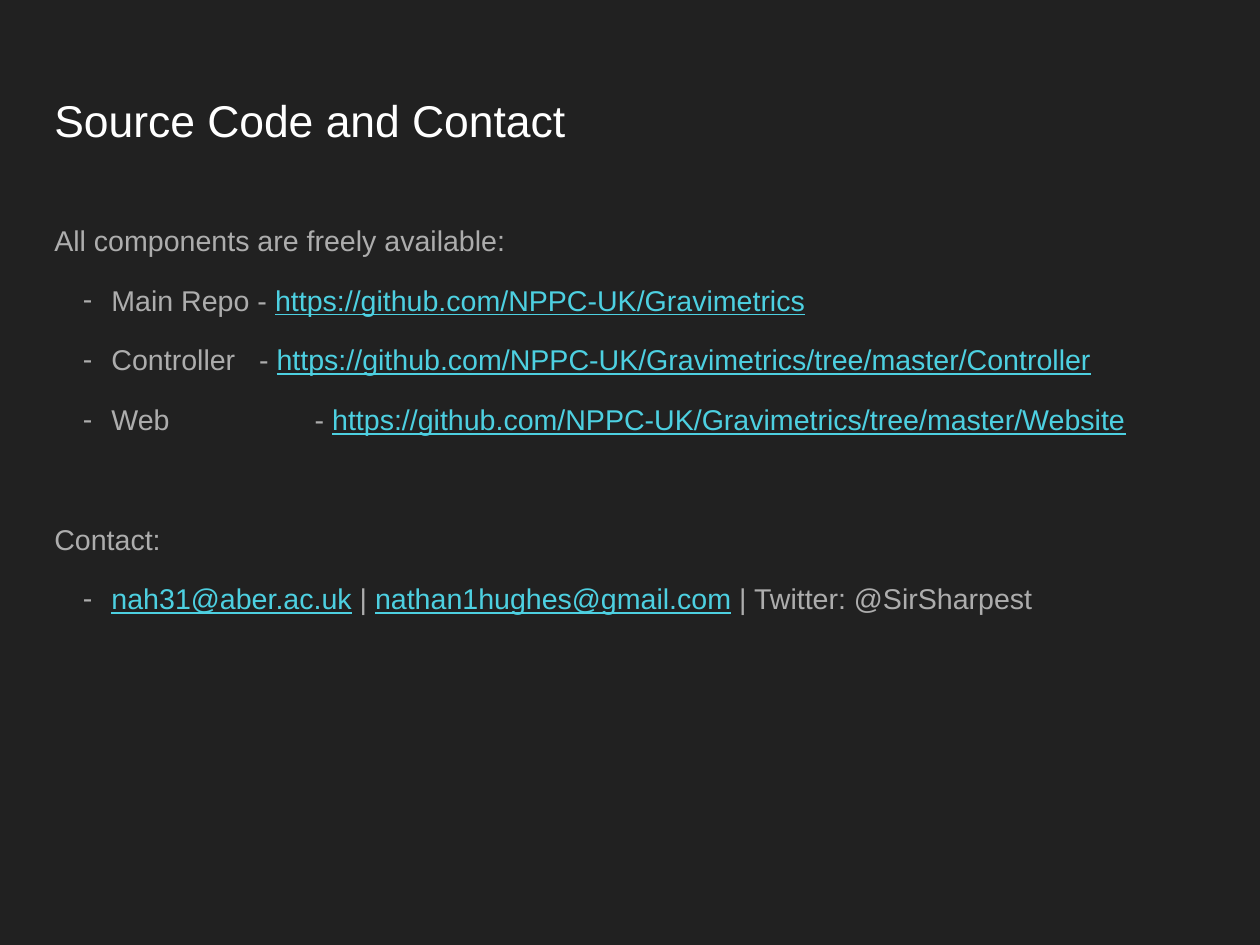
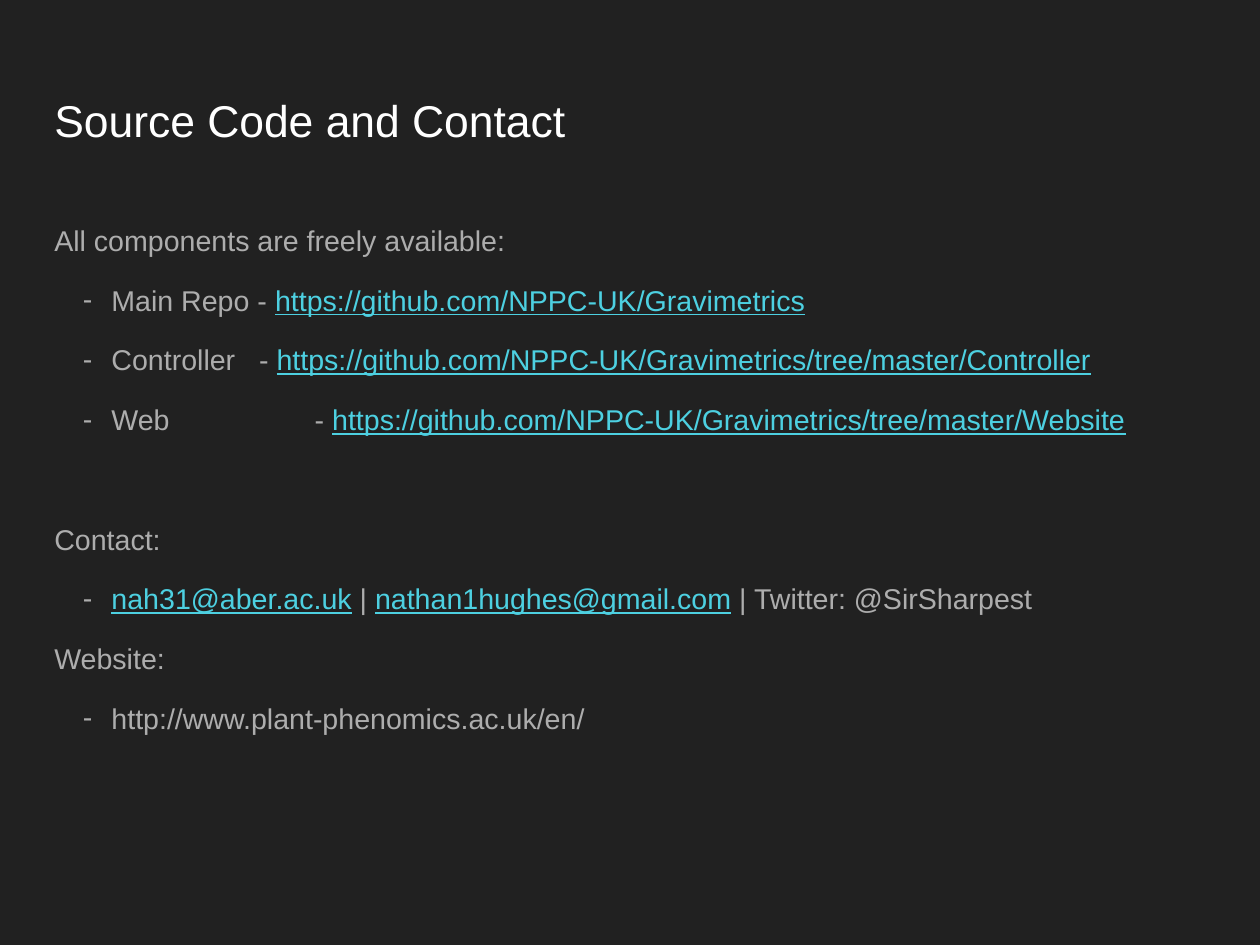
Before and after one commit to NPPC-UK/Gravimetrics, a slide deck: slide 12 of Documents/Presentation/fosdem_lightning_talk.odp. Drawn at 1260x945 pixels with LibreOffice and Linux fonts; fonts in the diff are those of the drawing. Boxes give left, top, right and bottom in pixels: in the first picture for what was removed or moved away, otherwise in the second. Text is boxed around its words. In the diff, an @@ line names an element or a change of style, - is before the commit and + after.

Commit message:
added a link to NPPC site

```diff
--- a/Documents/Presentation/fosdem_lightning_talk.odp
+++ b/Documents/Presentation/fosdem_lightning_talk.odp
@@ text at bbox=[54, 648, 584, 734]: paragraphs added @@
+Website:
+– http://www.plant-phenomics.ac.uk/en/
```
